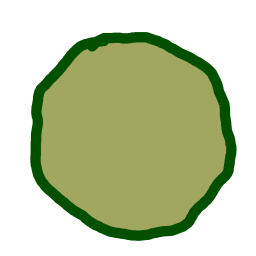
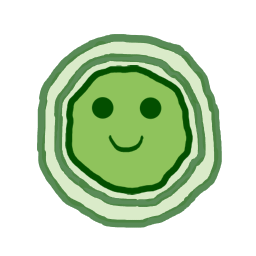
Two versions of the same layered image (256 × 256). Layer-by-layer changes:
added group "Layer 6" with 2 layers above "megaloud" over [64, 64, 237, 241]
renamed "Layer 4" to "outline", moved it into group "Layer 6", painted on it over [30, 32, 237, 241]
renamed "Layer 5" to "fill", moved it into group "Layer 6", painted on it over [30, 32, 237, 241]
added layer "megaloud" (66%) above "loud" over [30, 32, 237, 241]
added layer "loud" (65%) above "megafill" over [30, 32, 237, 241]
added layer "megafill" (33%) above "loudfilll" over [30, 32, 237, 241]
added layer "loudfilll" (35%) above "Layer 3" over [30, 32, 237, 241]
